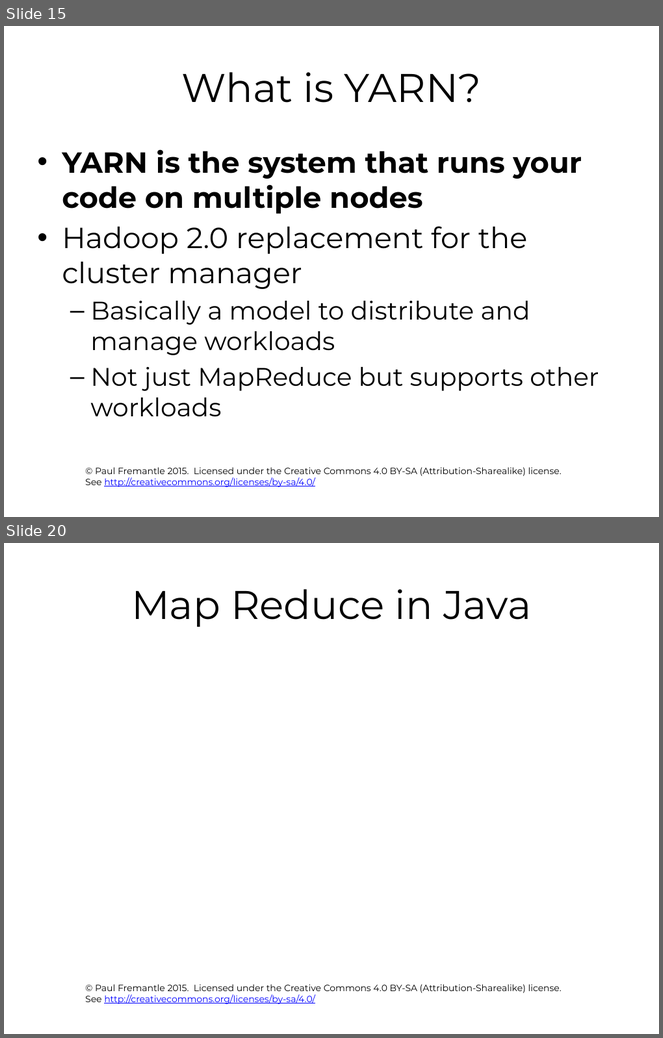
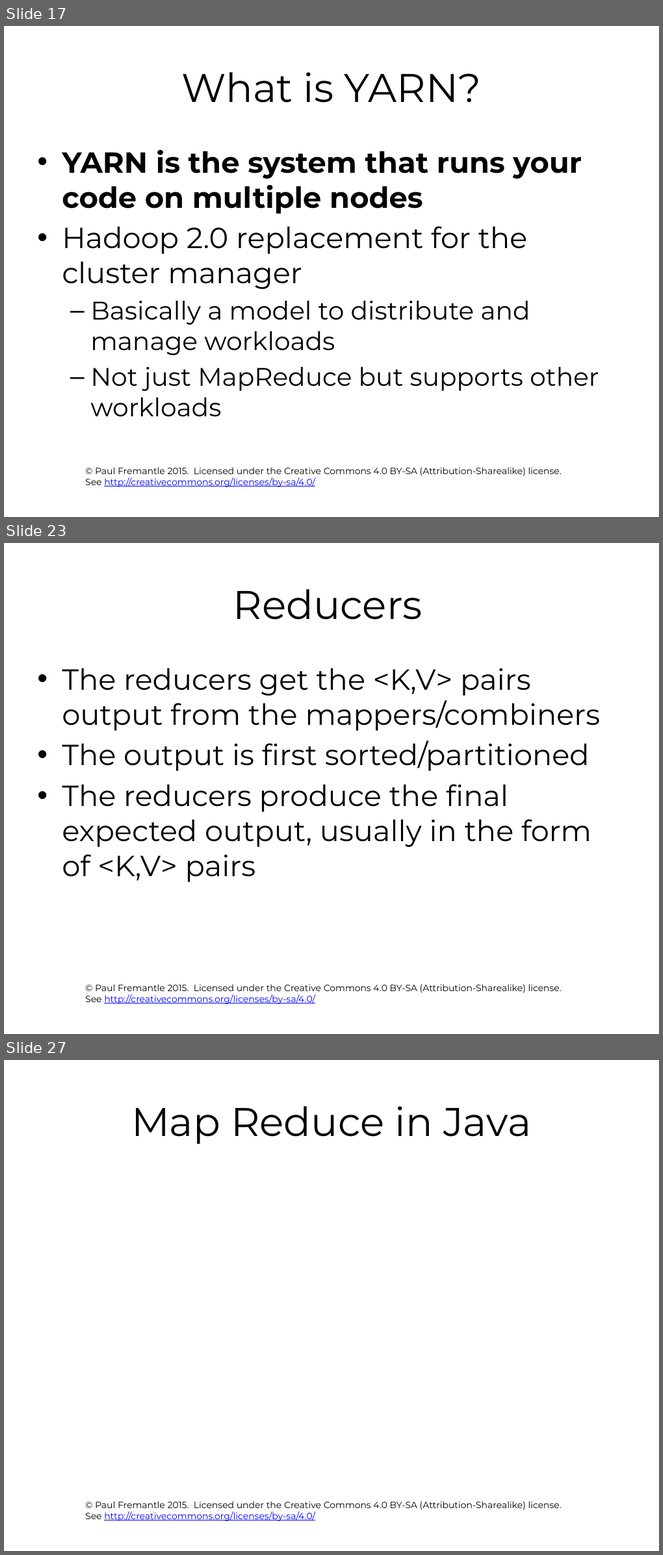
Before and after one commit to pzfreo/ox-clo, a slide deck: pres-source/05-hadoop.pptx. Shown one above the other, each under a label of ours: slides 15 and 20 before the commit, slides 17, 23 and 27 after it; the slides between them are not shown. The pictures are 663x1038 and 663x1555 pixels, drawn with LibreOffice and Linux fonts; fonts in the diff are those of the drawing; background and template pictures are left out. Boxes give left, top, right and bottom in pixels: in the first picture for what was removed or moved away, otherwise in the second. Text is boxed around its words. In the diff, an @@ line names an element or a change of style, - is before the commit and + after.

```diff
--- a/pres-source/05-hadoop.pptx
+++ b/pres-source/05-hadoop.pptx
@@ slide 23 added at (x1=4, y1=543, x2=659, y2=1034), background #FFFFFF; not listed: 1 template element that a slide beside it also shows @@
@@ title added at (x1=233, y1=589, x2=423, y2=620), 44 pt, text #000000 @@
+Reducers
@@ text added at (x1=62, y1=668, x2=601, y2=882), 32 pt, text #000000 @@
+• The reducers get the <K,V> pairs output from the mappers/combiners
+• The output is first sorted/partitioned
+• The reducers produce the final expected output, usually in the form of <K,V> pairs
@@ what was slide 15 is now slide 17 @@
@@ what was slide 20 is now slide 27 @@
```
Also in this commit, not shown: 8 slides changed, 6 other slides added, 1 slide removed.
